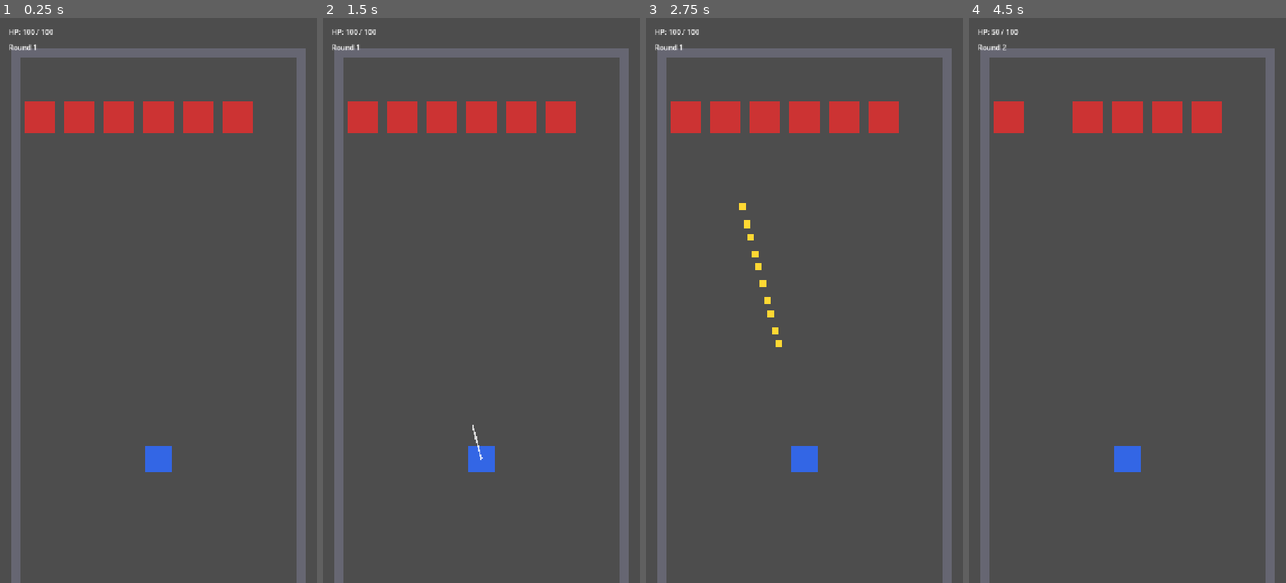
Above: before the commit, frames 1-4 (left to right).
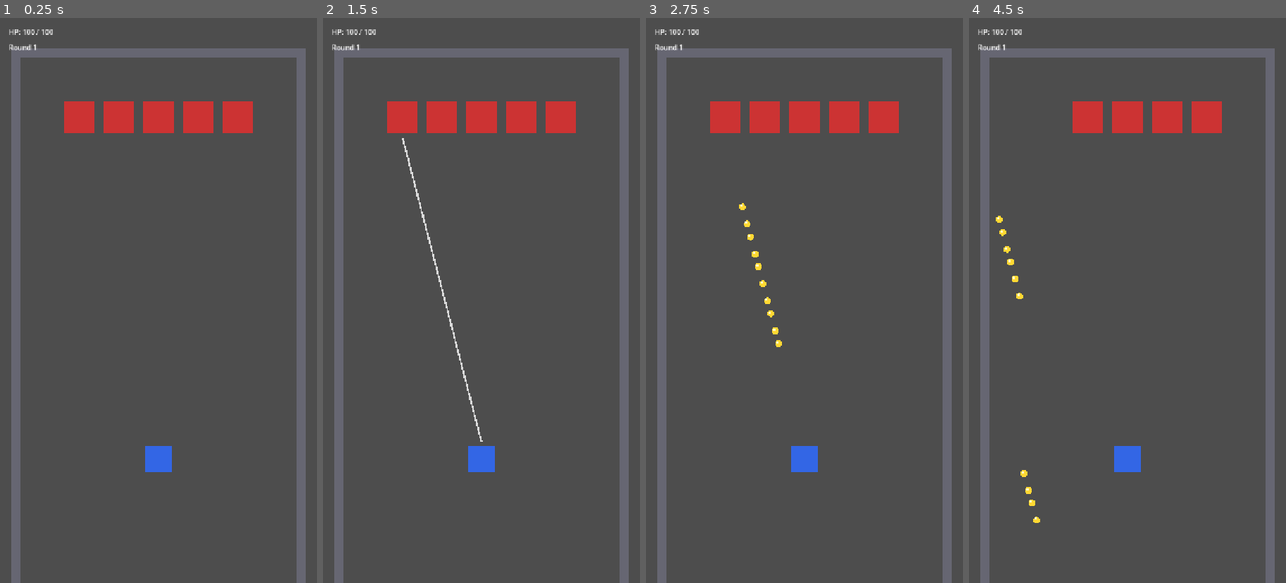
Above: after the commit, the same moments.

Repository: Bar-a-killer/Future-mode-hackathon-game
Game: Godot game, scene res://scenes/main/main.tscn
The game is run twice, just before and just after one commit, with the same random seed, the same clock (stepped at 60 frames per second) and the same inputs.
Inputs (mouse positions are in pixels of both pictures, inside the frame that each line leads up to):
- Up to frame 1 (0.25 s): no input
- Up to frame 2 (1.5 s): tap Enter at 0.5 s; move the mouse to (551, 272) at 0.52 s; click (551, 272) at 0.67 s; tap Space at 1.25 s; drag from (418, 328) to (361, 119) at 1.27 s
- Up to frame 3 (2.75 s): move the mouse to (836, 176) at 2.02 s; click (836, 176) at 2.17 s
- Up to frame 4 (4.5 s): drag from (1111, 413) to (1048, 119) at 2.77 s; move the mouse to (1222, 385) at 3.52 s; click (1222, 385) at 3.67 s; drag from (1032, 215) to (1165, 119) at 4.27 s

The runs differ from the first frame. In frame 1, 0.5% of the frame differs, in the area x 7-18%, y 14-21%; in frame 2, 0.9%, in the area x 7-51%, y 14-79%; in frame 3, 0.6%; in frame 4, 0.8%.

Commit message:
Add walls, monster advance/attack, bounce physics, custom collision
- Monsters spawn 4-6 per round at the second-to-last row, advance one
  cell toward the player each round, and melee monsters only attack
  once they reach the front row.
- Arena walls (left/right/back) with bullets bouncing off walls and
  monsters instead of despawning; lifetime timer resets on each bounce.
- Aim line now raycasts to the first obstacle and is restricted to the
  front 180 degrees.
- Replaced Area2D/StaticBody2D physics-server collision with a custom
  swept segment-vs-AABB check (collision_utils.gd) to eliminate
  tunneling risk from fast-moving bullets.

Co-Authored-By: Claude Sonnet 5 <noreply@anthropic.com>
Claude-Session: https://claude.ai/code/session_01CfUJtiXfGjwWMoPwKfLiuB

Diff:
--- a/autoload/grid_manager.gd
+++ b/autoload/grid_manager.gd
@@ -32,7 +32,7 @@
 	_occupancy.erase(cell)
 
 func get_wave_spawn_cells(count: int, row: int = 1) -> Array[Vector2i]:
-	var cols: Array = range(GRID_COLS)
+	var cols: Array = range(GRID_COLS).filter(func(c): return not is_occupied(Vector2i(c, row)))
 	cols.shuffle()
 	var chosen: Array = cols.slice(0, count)
 	chosen.sort()
--- a/autoload/round_manager.gd
+++ b/autoload/round_manager.gd
@@ -12,28 +12,30 @@
 }
 
 const MONSTER_SCENE: PackedScene = preload("res://scenes/monsters/small_melee.tscn")
-const WAVE_MONSTER_COUNT := 6
-const AIM_TIMEOUT := 8.0
+const MIN_WAVE_MONSTER_COUNT := 4
+const MAX_WAVE_MONSTER_COUNT := 6
+const WAVE_SPAWN_ROW := 1
 const MONSTER_ATTACK_DELAY := 0.5
+const POST_VOLLEY_DELAY := 0.5
 
 var state: State = State.WAVE_SPAWN
 var current_round: int = 1
 var player: Node = null
 
-var _aim_timer: Timer
 var _attack_timer: Timer
+var _post_volley_timer: Timer
 
 func _ready() -> void:
-	_aim_timer = Timer.new()
-	_aim_timer.one_shot = true
-	_aim_timer.wait_time = AIM_TIMEOUT
-	add_child(_aim_timer)
-	_aim_timer.timeout.connect(_on_aim_timeout)
-
 	_attack_timer = Timer.new()
 	_attack_timer.one_shot = true
 	_attack_timer.wait_time = MONSTER_ATTACK_DELAY
 	add_child(_attack_timer)
+
+	_post_volley_timer = Timer.new()
+	_post_volley_timer.one_shot = true
+	_post_volley_timer.wait_time = POST_VOLLEY_DELAY
+	add_child(_post_volley_timer)
+	_post_volley_timer.timeout.connect(_on_post_volley_timeout)
 
 	EventBus.player_volley_resolved.connect(_on_volley_resolved)
 
@@ -69,30 +71,27 @@
 			EventBus.game_over.emit()
 
 func _enter_wave_spawn() -> void:
-	if get_tree().get_nodes_in_group("monsters").is_empty():
-		EventBus.wave_spawn_requested.emit(current_round)
-		for cell in GridManager.get_wave_spawn_cells(WAVE_MONSTER_COUNT):
-			var monster: MonsterBase = MONSTER_SCENE.instantiate()
-			monster.grid_pos = cell
-			monster.position = GridManager.cell_to_world(cell)
-			get_tree().current_scene.add_child(monster)
-			GridManager.occupy(cell, monster)
-			EventBus.monster_spawned.emit(monster)
+	EventBus.wave_spawn_requested.emit(current_round)
+	var monster_count := randi_range(MIN_WAVE_MONSTER_COUNT, MAX_WAVE_MONSTER_COUNT)
+	for cell in GridManager.get_wave_spawn_cells(monster_count, WAVE_SPAWN_ROW):
+		var monster: MonsterBase = MONSTER_SCENE.instantiate()
+		monster.grid_pos = cell
+		monster.position = GridManager.cell_to_world(cell)
+		get_tree().current_scene.add_child(monster)
+		GridManager.occupy(cell, monster)
+		EventBus.monster_spawned.emit(monster)
 	_set_state(State.PLAYER_AIM)
 
 func _enter_player_aim() -> void:
 	player.can_aim = true
-	_aim_timer.start()
-
-func _on_aim_timeout() -> void:
-	if state == State.PLAYER_AIM:
-		player.can_aim = false
-		_set_state(State.RESOLVE)
 
 func _on_volley_resolved() -> void:
 	if state == State.PLAYER_AIM:
-		_aim_timer.stop()
 		player.can_aim = false
+		_post_volley_timer.start()
+
+func _on_post_volley_timeout() -> void:
+	if state == State.PLAYER_AIM:
 		_set_state(State.RESOLVE)
 
 func _enter_monster_attack() -> void:
@@ -100,7 +99,11 @@
 	await _attack_timer.timeout
 	if state != State.MONSTER_ATTACK:
 		return
-	for monster in get_tree().get_nodes_in_group("monsters"):
+	var monsters := get_tree().get_nodes_in_group("monsters")
+	monsters.sort_custom(func(a, b): return a.grid_pos.y > b.grid_pos.y)
+	for monster in monsters:
+		monster.advance()
+	for monster in monsters:
 		monster.execute_attack(player)
 	_set_state(State.MOVEMENT_CHECK)
 
--- a/scenes/bullets/bullet.gd
+++ b/scenes/bullets/bullet.gd
@@ -1,24 +1,35 @@
 class_name Bullet
-extends Area2D
+extends Node2D
+
+const MAX_LIFETIME := 4.0
+const RADIUS := 8.0
+const SKIN := 0.5
 
 var direction: Vector2 = Vector2.UP
 var speed: float = 600.0
 var damage: int = 5
 
-func _ready() -> void:
-	area_entered.connect(_on_area_entered)
-	body_entered.connect(_on_body_entered)
+var _age: float = 0.0
 
 func _physics_process(delta: float) -> void:
-	global_position += direction * speed * delta
-	if not get_viewport_rect().grow(60).has_point(global_position):
+	_age += delta
+	if _age >= MAX_LIFETIME:
 		queue_free()
-
-func _on_area_entered(area: Area2D) -> void:
-	if area is MonsterBase:
-		area.take_damage(damage)
-		EventBus.bullet_hit_monster.emit(self, area)
-		queue_free()
-
-func _on_body_entered(_body: Node) -> void:
-	queue_free()
+		return
+	var from := global_position
+	var to := from + direction * speed * delta
+	var colliders := get_tree().get_nodes_in_group("monsters") + get_tree().get_nodes_in_group("walls")
+	var hit := CollisionUtils.find_closest_hit(from, to, colliders, RADIUS)
+	if not hit.is_empty():
+		var normal: Vector2 = hit["normal"]
+		global_position = hit["point"] + normal * SKIN
+		var target = hit["target"]
+		if target is MonsterBase:
+			target.take_damage(damage)
+			EventBus.bullet_hit_monster.emit(self, target)
+		direction = direction.bounce(normal).normalized()
+		_age = 0.0
+	else:
+		global_position = to
+		if not get_viewport_rect().grow(60).has_point(global_position):
+			queue_free()
--- a/scenes/bullets/bullet.tscn
+++ b/scenes/bullets/bullet.tscn
@@ -1,18 +1,15 @@
-[gd_scene load_steps=3 format=3]
+[gd_scene load_steps=2 format=3]
 
 [ext_resource type="Script" path="res://scenes/bullets/bullet.gd" id="1"]
 
-[sub_resource type="CircleShape2D" id="CircleShape2D_1"]
-radius = 8.0
-
-[node name="Bullet" type="Area2D"]
-collision_layer = 4
-collision_mask = 10
+[node name="Bullet" type="Node2D"]
 script = ExtResource("1")
-
-[node name="CollisionShape2D" type="CollisionShape2D" parent="."]
-shape = SubResource("CircleShape2D_1")
 
 [node name="Visual" type="Polygon2D" parent="."]
 color = Color(1, 0.85, 0.2, 1)
-polygon = PackedVector2Array(-8, -8, 8, -8, 8, 8, -8, 8)
+polygon = PackedVector2Array(8, 0, 6.93, 4, 4, 6.93, 0, 8, -4, 6.93, -6.93, 4, -8, 0, -6.93, -4, -4, -6.93, 0, -8, 4, -6.93, 6.93, -4)
+
+[node name="Highlight" type="Polygon2D" parent="."]
+position = Vector2(-2.5, -2.5)
+color = Color(1, 1, 0.9, 0.85)
+polygon = PackedVector2Array(3, 0, 2.12, 2.12, 0, 3, -2.12, 2.12, -3, 0, -2.12, -2.12, 0, -3, 2.12, -2.12)
--- a/scenes/main/main.tscn
+++ b/scenes/main/main.tscn
@@ -1,15 +1,10 @@
-[gd_scene load_steps=7 format=3]
+[gd_scene load_steps=6 format=3]
 
 [ext_resource type="Script" path="res://scenes/main/main.gd" id="1"]
 [ext_resource type="PackedScene" path="res://scenes/player/player.tscn" id="2"]
 [ext_resource type="PackedScene" path="res://scenes/ui/hud.tscn" id="3"]
 [ext_resource type="PackedScene" path="res://scenes/ui/game_over_screen.tscn" id="4"]
-
-[sub_resource type="RectangleShape2D" id="RectangleShape2D_side"]
-size = Vector2(20, 1240)
-
-[sub_resource type="RectangleShape2D" id="RectangleShape2D_back"]
-size = Vector2(670, 20)
+[ext_resource type="Script" path="res://scenes/main/wall.gd" id="5"]
 
 [node name="Main" type="Node2D"]
 script = ExtResource("1")
@@ -21,37 +16,28 @@
 
 [node name="GameOverScreen" parent="." instance=ExtResource("4")]
 
-[node name="LeftWall" type="StaticBody2D" parent="."]
+[node name="LeftWall" type="Node2D" parent="."]
 position = Vector2(35, 700)
-collision_layer = 8
-collision_mask = 0
-
-[node name="CollisionShape2D" type="CollisionShape2D" parent="LeftWall"]
-shape = SubResource("RectangleShape2D_side")
+script = ExtResource("5")
+half_size = Vector2(10, 620)
 
 [node name="Visual" type="Polygon2D" parent="LeftWall"]
 color = Color(0.4, 0.4, 0.45, 1)
 polygon = PackedVector2Array(-10, -620, 10, -620, 10, 620, -10, 620)
 
-[node name="RightWall" type="StaticBody2D" parent="."]
+[node name="RightWall" type="Node2D" parent="."]
 position = Vector2(685, 700)
-collision_layer = 8
-collision_mask = 0
-
-[node name="CollisionShape2D" type="CollisionShape2D" parent="RightWall"]
-shape = SubResource("RectangleShape2D_side")
+script = ExtResource("5")
+half_size = Vector2(10, 620)
 
 [node name="Visual" type="Polygon2D" parent="RightWall"]
 color = Color(0.4, 0.4, 0.45, 1)
 polygon = PackedVector2Array(-10, -620, 10, -620, 10, 620, -10, 620)
 
-[node name="BackWall" type="StaticBody2D" parent="."]
+[node name="BackWall" type="Node2D" parent="."]
 position = Vector2(360, 80)
-collision_layer = 8
-collision_mask = 0
-
-[node name="CollisionShape2D" type="CollisionShape2D" parent="BackWall"]
-shape = SubResource("RectangleShape2D_back")
+script = ExtResource("5")
+half_size = Vector2(335, 10)
 
 [node name="Visual" type="Polygon2D" parent="BackWall"]
 color = Color(0.4, 0.4, 0.45, 1)
--- /dev/null
+++ b/scenes/main/wall.gd
@@ -0,0 +1,7 @@
+class_name Wall
+extends Node2D
+
+@export var half_size: Vector2 = Vector2(10, 10)
+
+func _ready() -> void:
+	add_to_group("walls")
--- a/scenes/monsters/monster_base.gd
+++ b/scenes/monsters/monster_base.gd
@@ -1,7 +1,8 @@
 class_name MonsterBase
-extends Area2D
+extends Node2D
 
 @export var stats: MonsterStats
+@export var half_size: Vector2 = Vector2(46, 46)
 
 var current_hp: int
 var grid_pos: Vector2i
@@ -24,6 +25,22 @@
 	EventBus.monster_died.emit(self, grid_pos)
 	queue_free()
 
+func is_at_front_row() -> bool:
+	return grid_pos.y >= GridManager.GRID_ROWS - 1
+
+func advance() -> void:
+	if is_at_front_row():
+		return
+	var new_pos := Vector2i(grid_pos.x, grid_pos.y + 1)
+	if GridManager.is_occupied(new_pos):
+		return
+	GridManager.vacate(grid_pos)
+	grid_pos = new_pos
+	GridManager.occupy(grid_pos, self)
+	position = GridManager.cell_to_world(grid_pos)
+
 func execute_attack(player: Node) -> void:
-	if stats:
+	if not stats:
+		return
+	if stats.is_ranged or is_at_front_row():
 		player.take_damage(stats.attack_power)
--- a/scenes/monsters/monster_base.tscn
+++ b/scenes/monsters/monster_base.tscn
@@ -1,17 +1,9 @@
-[gd_scene load_steps=3 format=3]
+[gd_scene load_steps=2 format=3]
 
 [ext_resource type="Script" path="res://scenes/monsters/monster_base.gd" id="1"]
 
-[sub_resource type="RectangleShape2D" id="RectangleShape2D_1"]
-size = Vector2(70, 70)
-
-[node name="MonsterBase" type="Area2D"]
-collision_layer = 2
-collision_mask = 0
+[node name="MonsterBase" type="Node2D"]
 script = ExtResource("1")
-
-[node name="CollisionShape2D" type="CollisionShape2D" parent="."]
-shape = SubResource("RectangleShape2D_1")
 
 [node name="Visual" type="Polygon2D" parent="."]
 color = Color(0.8, 0.2, 0.2, 1)
--- a/scenes/player/player.gd
+++ b/scenes/player/player.gd
@@ -7,7 +7,7 @@
 const BULLET_SPEED := 600.0
 const FIRE_INTERVAL := 0.06
 const MIN_DRAG_DISTANCE := 20.0
-const AIM_LINE_LENGTH := 80.0
+const MAX_AIM_RAY_LENGTH := 2000.0
 
 @export var max_hp: int = 100
 
@@ -39,19 +39,35 @@
 		if touch_event.pressed:
 			_dragging = true
 			_drag_start = touch_event.position
-			aim_line.visible = true
+			aim_line.visible = false
 			aim_line.points = [Vector2.ZERO, Vector2.ZERO]
 		elif _dragging:
 			_dragging = false
 			aim_line.visible = false
 			var drag_vector: Vector2 = touch_event.position - _drag_start
 			if drag_vector.length() >= MIN_DRAG_DISTANCE:
-				_start_volley(drag_vector.normalized())
+				var dir := drag_vector.normalized()
+				if _is_valid_direction(dir):
+					_start_volley(dir)
 	elif event is InputEventScreenDrag and _dragging:
 		var drag_event := event as InputEventScreenDrag
 		var drag_vector: Vector2 = drag_event.position - _drag_start
-		var shown: Vector2 = drag_vector if drag_vector.length() < AIM_LINE_LENGTH else drag_vector.normalized() * AIM_LINE_LENGTH
-		aim_line.points = [Vector2.ZERO, shown]
+		if drag_vector.length() >= MIN_DRAG_DISTANCE and _is_valid_direction(drag_vector.normalized()):
+			aim_line.visible = true
+			_update_aim_line(drag_vector.normalized())
+		else:
+			aim_line.visible = false
+
+func _is_valid_direction(dir: Vector2) -> bool:
+	return dir.y <= 0.0
+
+func _update_aim_line(direction: Vector2) -> void:
+	var from := muzzle.global_position
+	var to := from + direction * MAX_AIM_RAY_LENGTH
+	var colliders := get_tree().get_nodes_in_group("monsters") + get_tree().get_nodes_in_group("walls")
+	var hit := CollisionUtils.find_closest_hit(from, to, colliders)
+	var end_point: Vector2 = hit["point"] if not hit.is_empty() else to
+	aim_line.points = [to_local(from), to_local(end_point)]
 
 func _start_volley(direction: Vector2) -> void:
 	can_aim = false
--- /dev/null
+++ b/scripts/collision_utils.gd
@@ -0,0 +1,53 @@
+class_name CollisionUtils
+
+## Swept segment-vs-AABB test (slab method). Returns {} on no hit, else
+## {t, point, normal} where t is the fraction along the segment [0,1].
+static func segment_vs_aabb(seg_from: Vector2, seg_to: Vector2, box_min: Vector2, box_max: Vector2) -> Dictionary:
+	var d := seg_to - seg_from
+	var t_min := 0.0
+	var t_max := 1.0
+	var normal := Vector2.ZERO
+	for axis in range(2):
+		var o: float = seg_from[axis]
+		var dd: float = d[axis]
+		var bmin: float = box_min[axis]
+		var bmax: float = box_max[axis]
+		if abs(dd) < 0.000001:
+			if o < bmin or o > bmax:
+				return {}
+			continue
+		var inv := 1.0 / dd
+		var t1 := (bmin - o) * inv
+		var t2 := (bmax - o) * inv
+		var entry_sign := 1.0 if dd > 0.0 else -1.0
+		if t1 > t2:
+			var tmp := t1
+			t1 = t2
+			t2 = tmp
+		if t1 > t_min:
+			t_min = t1
+			normal = Vector2.ZERO
+			normal[axis] = -entry_sign
+		if t2 < t_max:
+			t_max = t2
+		if t_min > t_max:
+			return {}
+	if t_min < 0.0 or t_min > 1.0:
+		return {}
+	return {"t": t_min, "point": seg_from + d * t_min, "normal": normal}
+
+## Finds the closest hit among colliders (each must expose global_position and half_size).
+## inflate expands every box by this amount, used to sweep a circle of that radius as a point.
+static func find_closest_hit(seg_from: Vector2, seg_to: Vector2, colliders: Array, inflate: float = 0.0) -> Dictionary:
+	var best: Dictionary = {}
+	var best_t := INF
+	var pad := Vector2(inflate, inflate)
+	for c in colliders:
+		var box_min: Vector2 = c.global_position - c.half_size - pad
+		var box_max: Vector2 = c.global_position + c.half_size + pad
+		var res := segment_vs_aabb(seg_from, seg_to, box_min, box_max)
+		if not res.is_empty() and res["t"] < best_t:
+			best_t = res["t"]
+			best = res
+			best["target"] = c
+	return best
Not shown, added: scenes/main/wall.gd.uid
Not shown, added: scripts/collision_utils.gd.uid
